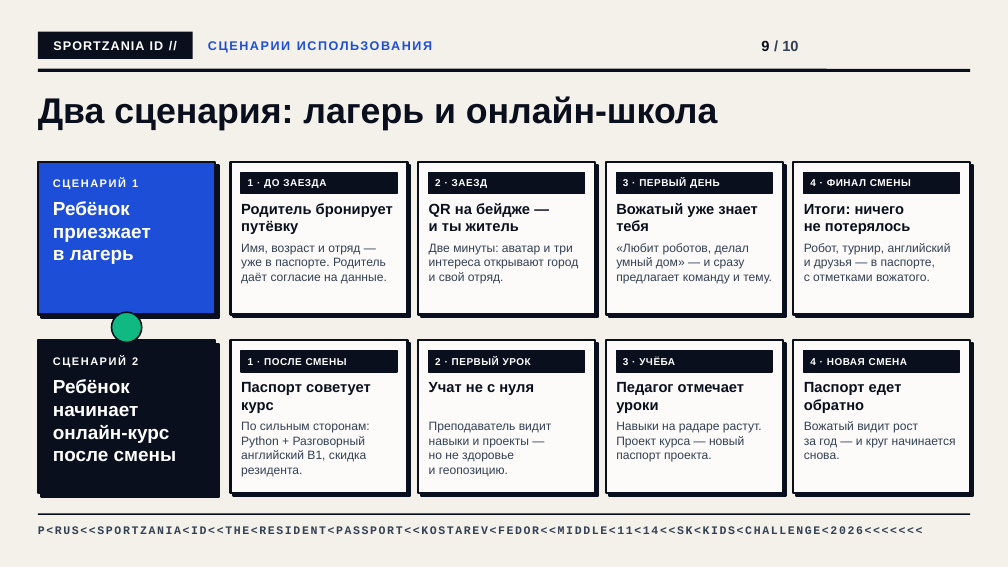
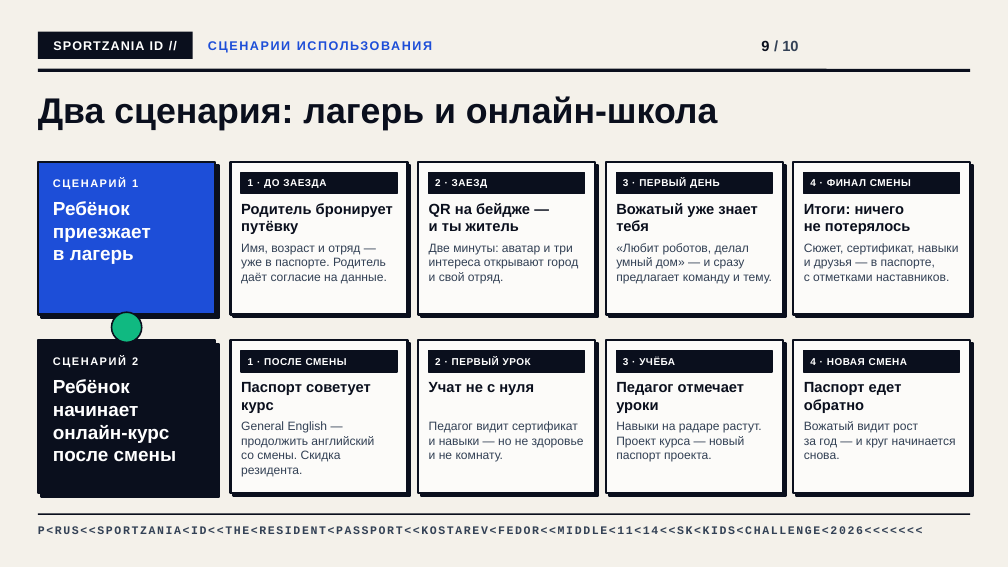
Before and after one commit to afkostareva-lab/Start, a slide deck: slide 9 of sportzania-id/SportZania_ID_Sk_Kids_Challenge_2026_v3.pptx. Drawn at 1008x567 pixels with LibreOffice and Linux fonts; fonts in the diff are those of the drawing; background and template pictures are left out. Boxes give left, top, right and bottom in pixels: in the first picture for what was removed or moved away, otherwise in the second. Text is boxed around its words. In the diff, an @@ line names an element or a change of style, - is before the commit and + after.

```diff
--- a/sportzania-id/SportZania_ID_Sk_Kids_Challenge_2026_v3.pptx
+++ b/sportzania-id/SportZania_ID_Sk_Kids_Challenge_2026_v3.pptx
@@ text at box(804, 243, 959, 281): text changed @@
-Робот, турнир, английский и друзья — в паспорте, с отметками вожатого.
+Сюжет, сертификат, навыки и друзья — в паспорте, с отметками наставников.
@@ text at box(241, 421, 374, 476): text changed @@
-По сильным сторонам: Python + Разговорный английский B1, скидка резидента.
+General English — продолжить английский со смены. Скидка резидента.
@@ text at box(429, 421, 584, 462): text changed @@
-Преподаватель видит навыки и проекты — но не здоровье и геопозицию.
+Педагог видит сертификат и навыки — но не здоровье и не комнату.
```
Also in this commit, not shown: 5 other slides changed, 1 slide added, 1 slide removed, 13 other files.
